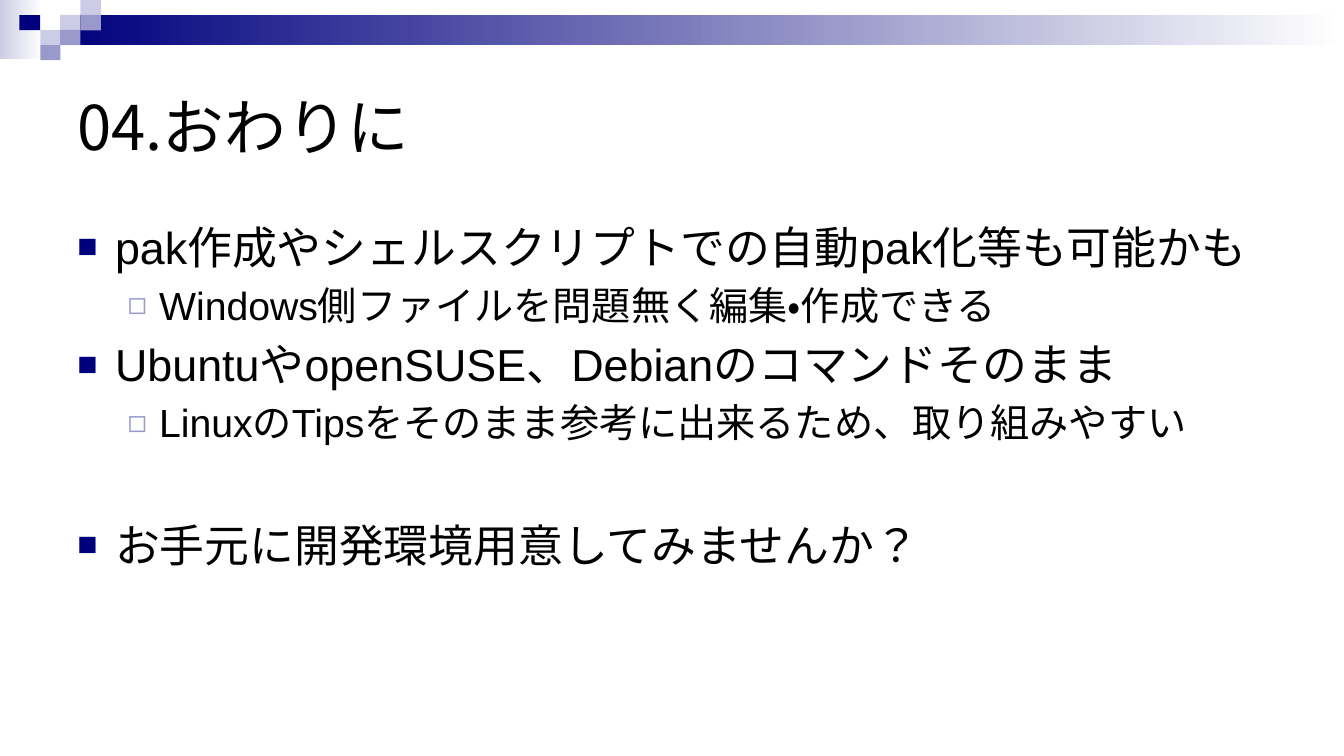
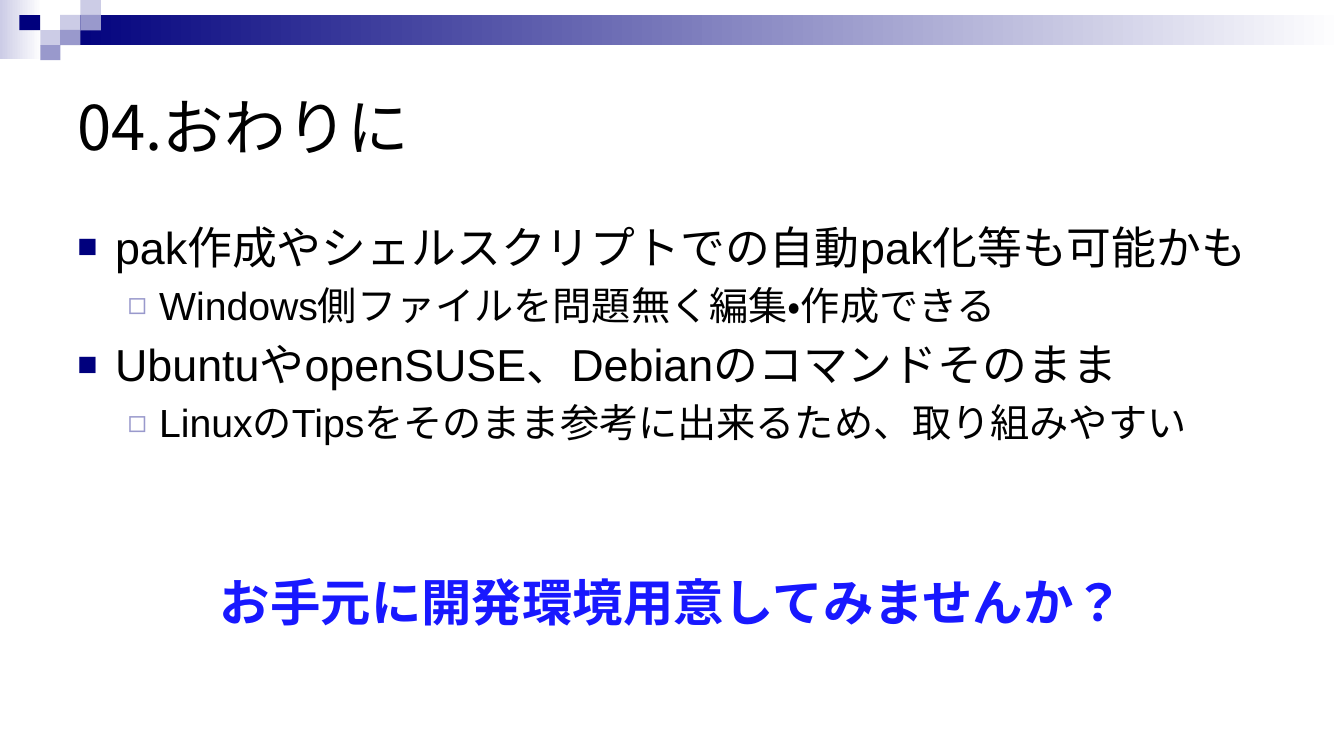
Before and after one commit to rensuke/SIMUonWSL, a slide deck: slide 20 of SIMU_ON_WSL.pptx. Drawn at 1344x756 pixels with LibreOffice and Linux fonts; fonts in the diff are those of the drawing. Boxes give left, top, right and bottom in pixels: in the first picture for what was removed or moved away, otherwise in the second. Text is boxed around its words. In the diff, an @@ line names an element or a change of style, - is before the commit and + after.

```diff
--- a/SIMU_ON_WSL.pptx
+++ b/SIMU_ON_WSL.pptx
@@ text at (115, 524, 919, 566): paragraph removed @@
-■ お手元に開発環境用意してみませんか？
@@ text added at (220, 578, 1124, 626), 36 pt, text #1818FF, bold @@
+お手元に開発環境用意してみませんか？
```
Also in this commit, not shown: 5 other slides changed.
